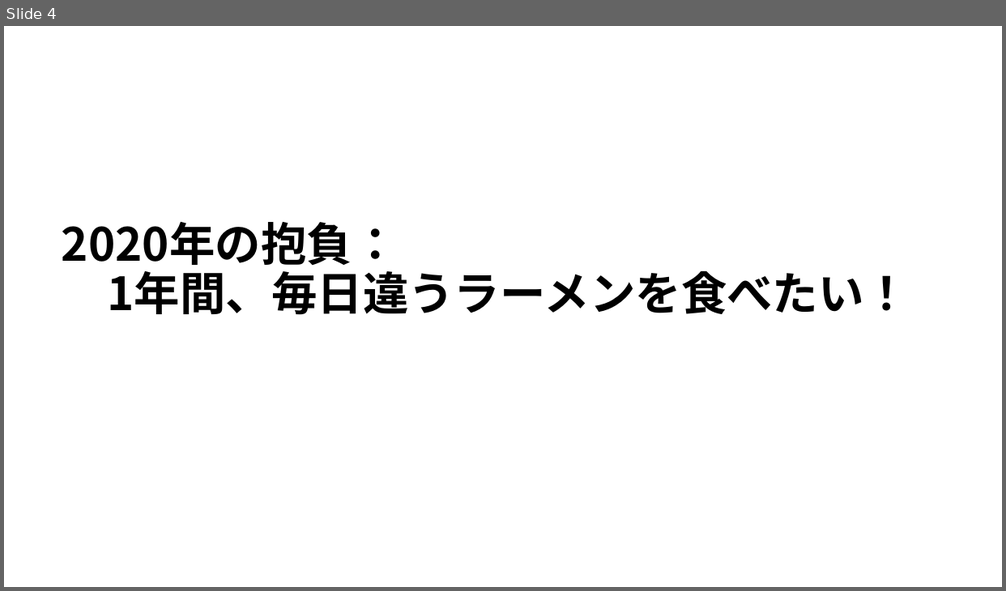
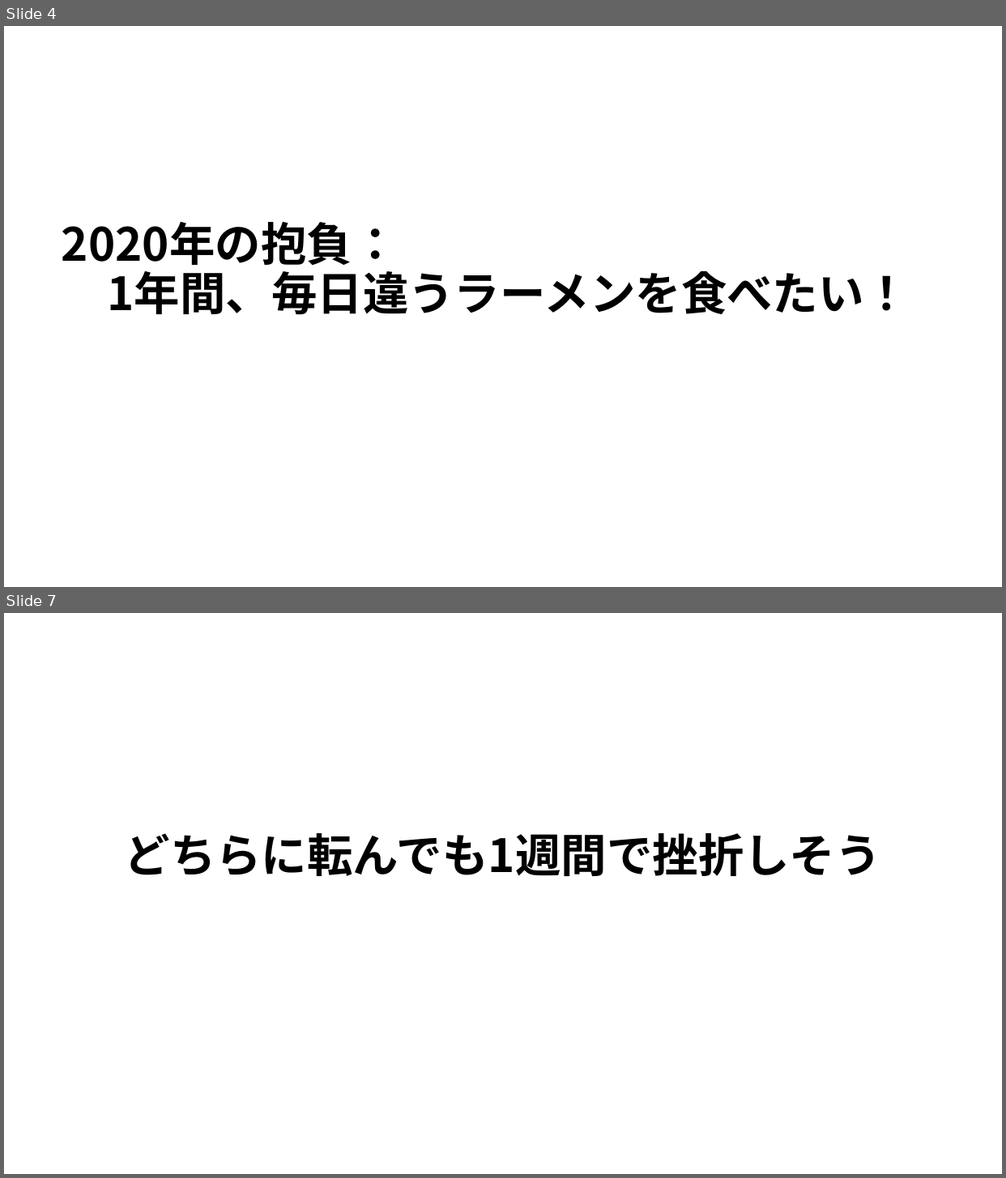
Before and after one commit to harima-molgroup/test, a slide deck: Education/Ramen/docs/オブジェクト指向ハンズオン.pptx. Shown one above the other, each under a label of ours: slide 4 before the commit, slides 4 and 7 after it; the slides between them are not shown. The pictures are 1006x591 and 1006x1178 pixels, drawn with LibreOffice and Linux fonts; fonts in the diff are those of the drawing. Boxes give left, top, right and bottom in pixels: in the first picture for what was removed or moved away, otherwise in the second. Text is boxed around its words. In the diff, an @@ line names an element or a change of style, - is before the commit and + after.

```diff
--- a/Education/Ramen/docs/オブジェクト指向ハンズオン.pptx
+++ b/Education/Ramen/docs/オブジェクト指向ハンズオン.pptx
@@ slide 7 added at [4, 613, 1002, 1174], background #FFFFFF @@
@@ title added at [125, 833, 881, 876], 44 pt, text #000000, bold @@
+どちらに転んでも1週間で挫折しそう
```
Also in this commit, not shown: 3 slides changed, 4 other slides added, 2 other files.
